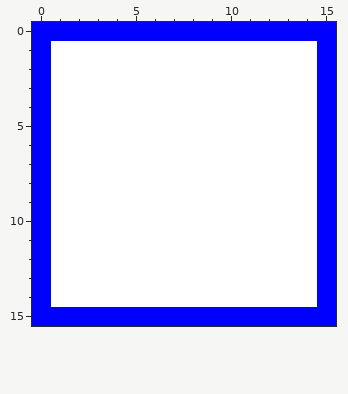
Edited in one commit: pixel-art sprite (src/main/resources/assets/bitmap/textures/cond_blue_2.png). That is the earlier state.
The file is 16x16 pixels.
And afterwards:
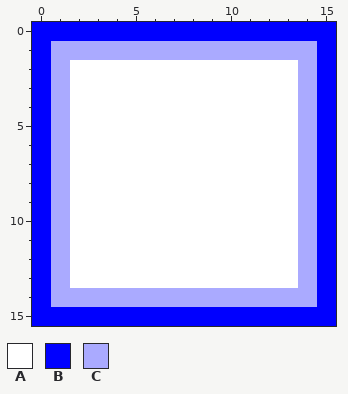
Palette (. is transparent): A #ffffff  B #0000ff  C #aaaaff
From old to new:
The edit turns colour A into colour C in row 1 at x 1 to 14; in rows 2 to 13 at x 1 and 14; in row 14 at x 1 to 14.
Boxes around the changes in both pictures, in picture pixels (x1, y1, x2, y2):
changed: (51, 41, 317, 307)
